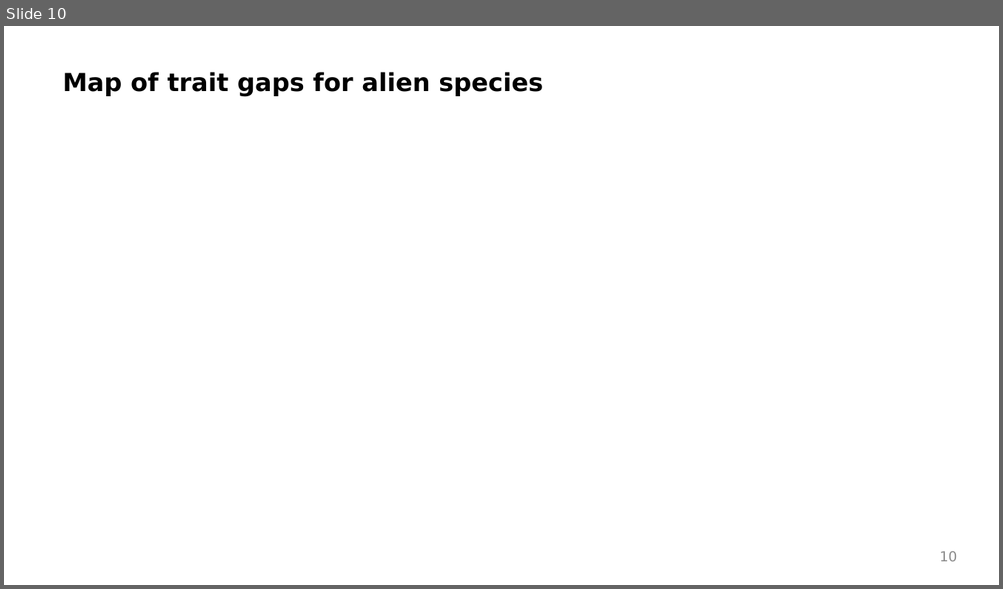
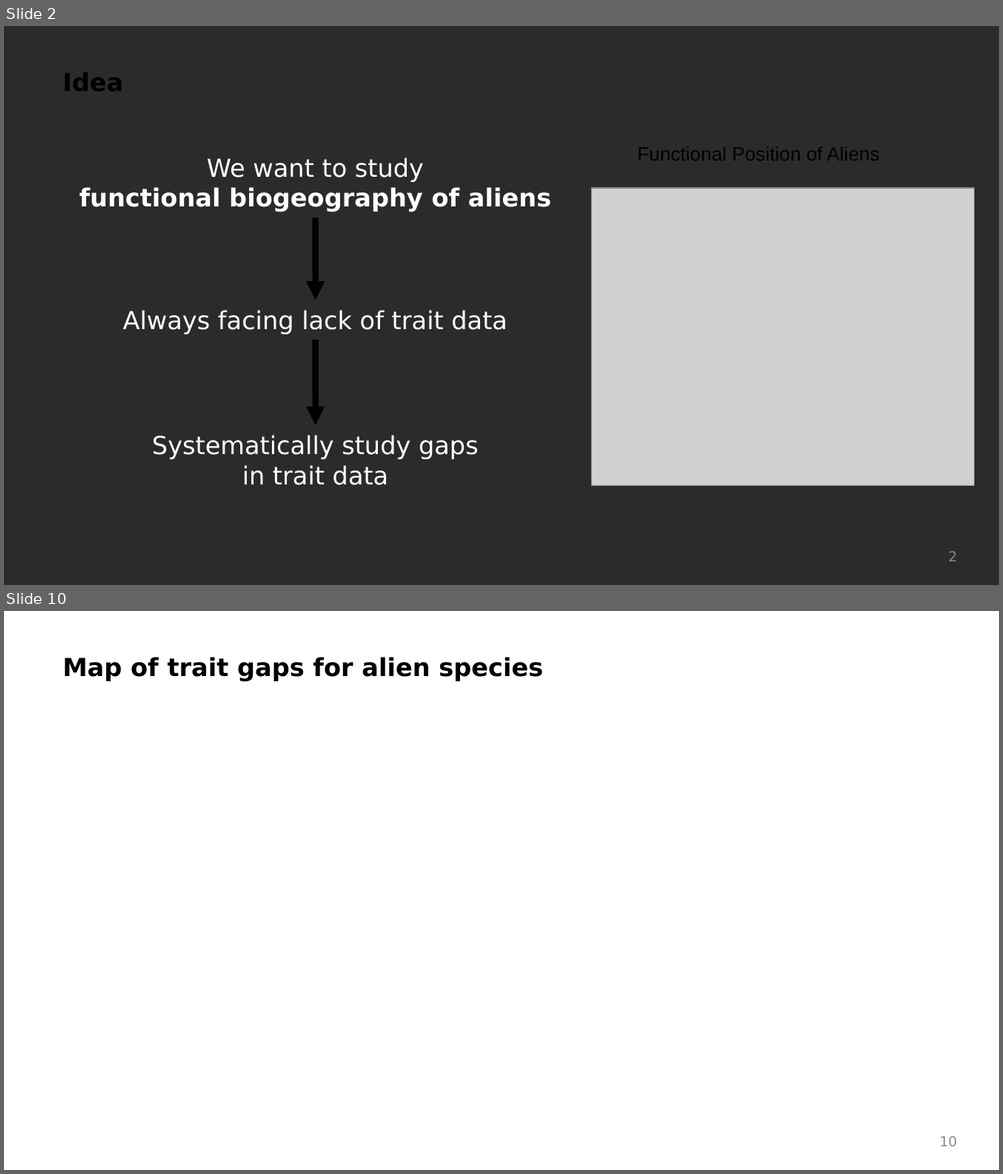
Before and after one commit to Rekyt/alientraitgaps, a slide deck: inst/presentations/202201_aliens_results_summary.odp. Shown one above the other, each under a label of ours: slide 10 before the commit, slides 2 and 10 after it; the slides between them are not shown. The pictures are 1003x589 and 1003x1174 pixels, drawn with LibreOffice and Linux fonts; fonts in the diff are those of the drawing; grey boxes stand for pictures; background and template pictures are left out; a plain dark background stands for a picture behind light text. Boxes give left, top, right and bottom in pixels: in the first picture for what was removed or moved away, otherwise in the second. Text is boxed around its words. In the diff, an @@ line names an element or a change of style, - is before the commit and + after.

Commit message:
Better figures and visualization more complete slides

```diff
--- a/inst/presentations/202201_aliens_results_summary.odp
+++ b/inst/presentations/202201_aliens_results_summary.odp
@@ slide 2 added at <box>4,26,999,585</box>, background picture (left out) @@
@@ text added at <box>62,73,123,91</box>, 18 pt, text #000000, bold @@
+Idea
@@ text added at <box>79,158,551,212</box>, 18 pt, text #FFFFFF, bold @@
+We want to study
+functional biogeography of aliens
@@ text added at <box>637,147,879,161</box>, 14 pt, text #000000 @@
+Functional Position of Aliens
@@ picture added at <box>591,188,973,486</box> @@
@@ arrow added from (316, 218) to (316, 301), #000000 4.51 pt @@
@@ text added at <box>123,310,507,335</box>, 18 pt, text #FFFFFF @@
+Always facing lack of trait data
@@ arrow added from (316, 340) to (316, 426), #000000 4.51 pt @@
@@ text added at <box>152,435,478,486</box>, 18 pt, text #FFFFFF @@
+Systematically study gaps
+in trait data
@@ page number added at <box>948,551,957,562</box>, 10 pt, text #8B8B8B @@
+2
```
Also in this commit, not shown: 2 slides changed, 7 other slides added, 7 slides removed, 2 other files.
